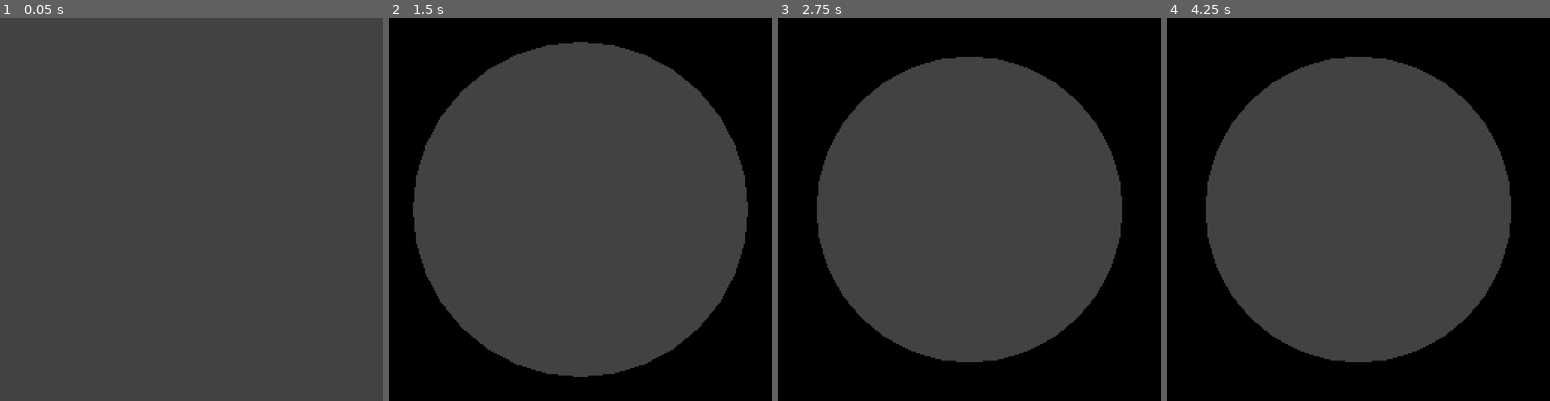
Above: before the commit, frames 1-4 (left to right).
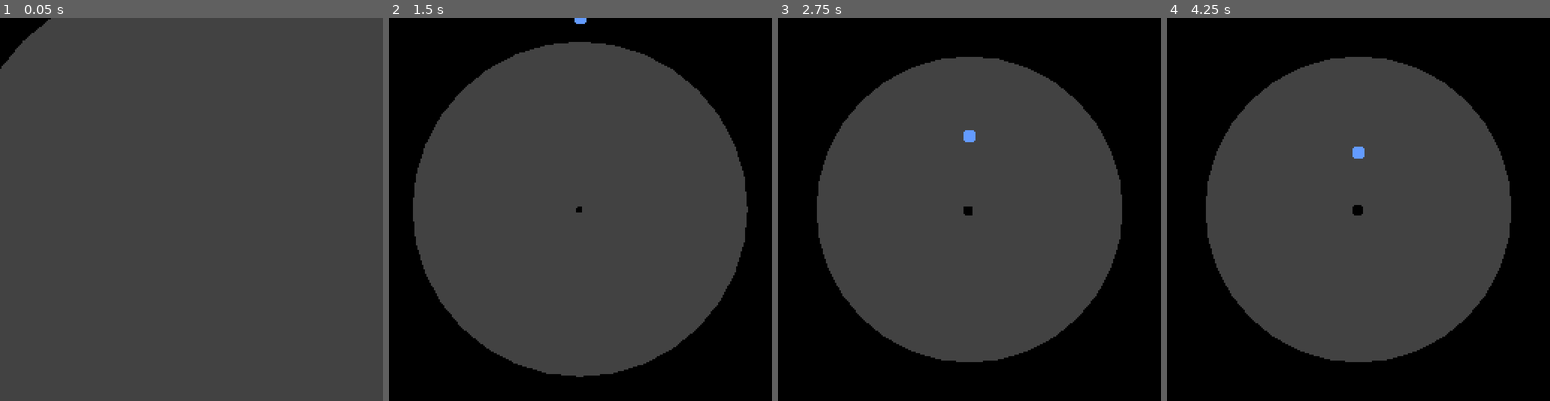
Above: after the commit, the same moments.

Repository: Ayabee527/silly-bullet-jump
Game: Godot game, scene res://main/main.tscn
Two runs of this game, one before a commit and one after it. Both use one fixed random seed, a clock stepped at 60 frames per second and the inputs below.
Inputs (mouse positions are in pixels of both pictures, inside the frame that each line leads up to):
- Up to frame 1 (0.05 s): no input
- Up to frame 2 (1.5 s): tap Enter at 0.5 s; move the mouse to (664, 190) at 0.52 s; hold D 0.53-1.25 s; tap Backspace at 0.6 s; click (664, 190) at 0.67 s; drag from (503, 228) to (580, 209) at 1.27 s
- Up to frame 3 (2.75 s): move the mouse to (1007, 125) at 2.02 s; hold D from 2.03 s (still down); tap F at 2.1 s; click (1007, 125) at 2.17 s
- Up to frame 4 (4.25 s): release D at 2.75 s; drag from (1339, 286) to (1243, 152) at 2.77 s; move the mouse to (1473, 266) at 3.52 s; hold A from 3.53 s (still down); tap Z at 3.6 s; click (1473, 266) at 3.67 s

The runs differ from the first frame. In frame 1, 0.8% of the frame differs, in the area x 0-14%, y 0-14%; in frame 2, 0.3%; in frame 3, 0.2%; in frame 4, 0.2%.

Commit message:
height sprite done

Diff:
--- /dev/null
+++ b/game/autoloads/MainCam.gd
@@ -0,0 +1,56 @@
+extends Camera2D
+
+@export var default_shake_speed: float = 15.0
+@export var default_shake_strength: float = 4.0
+@export var default_decay_rate: float = 5.0
+
+var noise_i: float = 0.0
+var shake_strength: float = 0.0
+var shake_speed: float
+var shake_decay_rate: float
+
+var target: Node2D
+
+@onready var rng = RandomNumberGenerator.new()
+@onready var noise = FastNoiseLite.new()
+
+func _ready() -> void:
+	rng.randomize()
+	noise.seed = rng.randi()
+	noise.frequency = 2.0
+
+func _process(delta: float) -> void:
+	if is_instance_valid(target):
+		global_position = target.global_position
+
+	shake_strength = lerp(shake_strength, 0.0, shake_decay_rate * delta)
+	offset = get_noise_offset(delta)
+
+func shake(strength: float = 0.0, speed: float = 0.0, decay: float = 0.0) -> void:
+	if strength != 0.0:
+		shake_strength = strength
+	else:
+		shake_strength = default_shake_strength
+
+	if speed != 0.0:
+		shake_speed = speed
+	else:
+		shake_speed = default_shake_speed
+
+	if decay != 0.0:
+		shake_decay_rate = decay
+	else:
+		shake_decay_rate = default_decay_rate
+
+func get_noise_offset(delta: float) -> Vector2:
+	noise_i += delta * shake_speed
+
+	return Vector2(
+		noise.get_noise_2d(1, noise_i) * shake_strength,
+		noise.get_noise_2d(100, noise_i) * shake_strength,
+	)
+
+func hitstop(time_scale: float, duration : float) -> void:
+	Engine.time_scale = time_scale
+	await get_tree().create_timer(duration * time_scale, false).timeout
+	Engine.time_scale = 1
--- /dev/null
+++ b/game/autoloads/MainCam.tscn
@@ -0,0 +1,15 @@
+[gd_scene load_steps=2 format=3 uid="uid://dexrb350iq87p"]
+
+[ext_resource type="Script" path="res://autoloads/MainCam.gd" id="1_ubem2"]
+
+[node name="MainCam" type="Camera2D"]
+ignore_rotation = false
+limit_left = 0
+limit_top = 0
+limit_right = 256
+limit_bottom = 256
+limit_smoothed = true
+position_smoothing_enabled = true
+position_smoothing_speed = 10.0
+rotation_smoothing_enabled = true
+script = ExtResource("1_ubem2")
--- /dev/null
+++ b/game/autoloads/SceneSwitcher.gd
@@ -0,0 +1,31 @@
+extends CanvasLayer
+
+@export var color_rect: ColorRect
+@export var animation_player: AnimationPlayer
+
+var scene_path: String
+
+func switch_to(path: String):
+	scene_path = path
+	switch_out()
+
+func load_scene() -> void:
+	get_tree().change_scene_to_file(scene_path)
+
+func switch_out() -> void:
+	color_rect.mouse_filter = Control.MOUSE_FILTER_STOP
+	color_rect.rotation = 0
+	animation_player.play("switch_out")
+
+func switch_in() -> void:
+	color_rect.rotation = PI
+	animation_player.play("switch_in")
+
+
+func _on_animation_player_animation_finished(anim_name: StringName) -> void:
+	match anim_name:
+		"switch_out":
+			load_scene()
+			switch_in()
+		"switch_in":
+			color_rect.mouse_filter = Control.MOUSE_FILTER_IGNORE
--- /dev/null
+++ b/game/autoloads/SceneSwitcher.tscn
@@ -0,0 +1,85 @@
+[gd_scene load_steps=8 format=3 uid="uid://nlf4lohsjgld"]
+
+[ext_resource type="Shader" path="res://autoloads/scene_switch.gdshader" id="1_la747"]
+[ext_resource type="Script" path="res://autoloads/SceneSwitcher.gd" id="2_sejnh"]
+
+[sub_resource type="ShaderMaterial" id="ShaderMaterial_hlaq1"]
+shader = ExtResource("1_la747")
+shader_parameter/progress = 0.0
+shader_parameter/diamondPixelSize = 16.0
+
+[sub_resource type="Animation" id="Animation_51sd7"]
+length = 0.001
+tracks/0/type = "value"
+tracks/0/imported = false
+tracks/0/enabled = true
+tracks/0/path = NodePath("ColorRect:material:shader_parameter/progress")
+tracks/0/interp = 1
+tracks/0/loop_wrap = true
+tracks/0/keys = {
+"times": PackedFloat32Array(0),
+"transitions": PackedFloat32Array(1),
+"update": 0,
+"values": [0.0]
+}
+
+[sub_resource type="Animation" id="Animation_5c8b6"]
+resource_name = "switch_in"
+step = 0.05
+tracks/0/type = "value"
+tracks/0/imported = false
+tracks/0/enabled = true
+tracks/0/path = NodePath("ColorRect:material:shader_parameter/progress")
+tracks/0/interp = 1
+tracks/0/loop_wrap = true
+tracks/0/keys = {
+"times": PackedFloat32Array(0, 1),
+"transitions": PackedFloat32Array(1, 1),
+"update": 0,
+"values": [1.0, 0.0]
+}
+
+[sub_resource type="Animation" id="Animation_dsoq5"]
+resource_name = "switch_out"
+step = 0.05
+tracks/0/type = "value"
+tracks/0/imported = false
+tracks/0/enabled = true
+tracks/0/path = NodePath("ColorRect:material:shader_parameter/progress")
+tracks/0/interp = 1
+tracks/0/loop_wrap = true
+tracks/0/keys = {
+"times": PackedFloat32Array(0, 1),
+"transitions": PackedFloat32Array(1, 1),
+"update": 0,
+"values": [0.0, 1.0]
+}
+
+[sub_resource type="AnimationLibrary" id="AnimationLibrary_48hl2"]
+_data = {
+"RESET": SubResource("Animation_51sd7"),
+"switch_in": SubResource("Animation_5c8b6"),
+"switch_out": SubResource("Animation_dsoq5")
+}
+
+[node name="SceneSwitcher" type="CanvasLayer" node_paths=PackedStringArray("color_rect", "animation_player")]
+layer = 100
+script = ExtResource("2_sejnh")
+color_rect = NodePath("ColorRect")
+animation_player = NodePath("AnimationPlayer")
+
+[node name="ColorRect" type="ColorRect" parent="."]
+material = SubResource("ShaderMaterial_hlaq1")
+custom_minimum_size = Vector2(256, 256)
+offset_right = 40.0
+offset_bottom = 40.0
+pivot_offset = Vector2(128, 128)
+mouse_filter = 2
+color = Color(0, 0, 0, 1)
+
+[node name="AnimationPlayer" type="AnimationPlayer" parent="."]
+libraries = {
+"": SubResource("AnimationLibrary_48hl2")
+}
+
+[connection signal="animation_finished" from="AnimationPlayer" to="." method="_on_animation_player_animation_finished"]
--- /dev/null
+++ b/game/autoloads/scene_switch.gdshader
@@ -0,0 +1,18 @@
+shader_type canvas_item;
+
+// Ranges from 0 to 1 over the course of the transition.
+// We use this to actually animate the shader.
+uniform float progress : hint_range(0, 1);
+
+// Size of each diamond, in pixels.
+uniform float diamondPixelSize = 10.0;
+
+void fragment() {
+	float xFraction = fract(FRAGCOORD.x / diamondPixelSize);
+	float yFraction = fract(FRAGCOORD.y / diamondPixelSize);
+	float xDistance = abs(xFraction - 0.5);
+	float yDistance = abs(yFraction - 0.5);
+	if (xDistance + yDistance + UV.x + UV.y > progress * 4.0) {
+		discard;
+	}
+}
--- /dev/null
+++ b/game/components/health/health.gd
@@ -0,0 +1,50 @@
+class_name Health
+extends Node
+
+signal health_changed(new_health: int)
+signal was_hurt(new_health: int, amount: int)
+signal was_healed(new_health: int, amount: int)
+signal has_died()
+
+@export var max_health: int = 5
+
+var dead: bool = false
+
+var health: int:
+	set = _change_health,
+	get = _get_health
+
+func _ready() -> void:
+	reset_health()
+
+func reset_health() -> void:
+	self.health = max_health
+
+func _change_health(new_health: int) -> void:
+	if not dead:
+		health = clampi(new_health, 0, max_health)
+		health_changed.emit(health)
+
+		if health <= 0:
+			has_died.emit()
+			dead = true
+
+func _get_health() -> int:
+	return health
+
+func get_health_percent() -> float:
+	return (float(health) / max_health) * 100.0
+
+func hurt(amount: int) -> void:
+	if dead:
+		return
+
+	self.health -= amount
+	was_hurt.emit(self.health, amount)
+
+func heal(amount: int) -> void:
+	if dead:
+		return
+
+	self.health += amount
+	was_healed.emit(self.health, amount)
--- /dev/null
+++ b/game/components/height_sprite/height_sprite.gd
@@ -0,0 +1,50 @@
+class_name HeightSprite
+extends Sprite2D
+
+@export var height: float = 0.0
+@export var bounce: float = 0.0
+
+var jump_velocity : float = 0.0
+var jump_gravity : float = 98
+var fall_gravity : float = 98
+
+var speed: float = 0.0
+
+func _process(delta: float) -> void:
+	height -= speed * delta
+	offset = Vector2(0, -height).rotated(-global_rotation)
+
+	if height < 1.0 and not is_zero_approx(speed):
+		speed *= -bounce
+		height = max(0.0, height)
+
+	if height > 0.0:
+		speed += get_gravity() * delta
+
+func get_gravity() -> float:
+	return jump_gravity if speed < 0.0 else fall_gravity
+
+func jump(jump_height: float, jump_time_to_peak: float, jump_time_to_fall: float) -> void:
+	jump_velocity = 0.0
+	jump_gravity = 98
+	fall_gravity = 98
+
+	if jump_time_to_peak == 0.0 and jump_time_to_fall == 0.0:
+		return
+
+	if jump_time_to_peak > 0.0:
+		jump_velocity = ((2.0 * jump_height) / jump_time_to_peak) * -1.0
+		jump_gravity = ((-2.0 * jump_height) / (jump_time_to_peak * jump_time_to_peak)) * -1.0
+		fall_gravity = jump_gravity
+	if jump_time_to_fall > 0.0:
+		fall_gravity = ((-2.0 * jump_height) / (jump_time_to_fall * jump_time_to_fall)) * -1.0
+		if jump_time_to_peak <= 0.0:
+			jump_gravity = fall_gravity
+
+	prints(jump_velocity, jump_gravity, fall_gravity)
+
+	if jump_velocity != 0.0:
+		speed = jump_velocity
+	else:
+		speed = 0.0
+		height = jump_height
--- /dev/null
+++ b/game/components/height_sprite/height_sprite.tscn
@@ -0,0 +1,6 @@
+[gd_scene load_steps=2 format=3 uid="uid://ck7giesvc1amw"]
+
+[ext_resource type="Script" path="res://components/height_sprite/height_sprite.gd" id="1_3i3px"]
+
+[node name="HeightSprite" type="Sprite2D"]
+script = ExtResource("1_3i3px")
--- /dev/null
+++ b/game/components/hitbox/hitbox.gd
@@ -0,0 +1,14 @@
+class_name Hitbox
+extends Area2D
+
+signal hit(hurtbox: Hurtbox)
+
+@export var damage: int = 1
+@export var invinc_time: float = 0.5
+@export var knockback_strength: float = 32.0
+
+
+func _on_area_entered(area: Area2D) -> void:
+	if area is Hurtbox:
+		area = area as Hurtbox
+		hit.emit(area)
--- /dev/null
+++ b/game/components/hitbox/hitbox.tscn
@@ -0,0 +1,10 @@
+[gd_scene load_steps=2 format=3 uid="uid://bd83v7x2q3o7f"]
+
+[ext_resource type="Script" path="res://components/hitbox/hitbox.gd" id="1_rasd1"]
+
+[node name="Hitbox" type="Area2D"]
+collision_layer = 32
+collision_mask = 4
+script = ExtResource("1_rasd1")
+
+[connection signal="area_entered" from="." to="." method="_on_area_entered"]
--- /dev/null
+++ b/game/components/hurtbox/hurtbox.gd
@@ -0,0 +1,39 @@
+class_name Hurtbox
+extends Area2D
+
+signal hurt(hitbox: Hitbox)
+signal knocked_back(knockback: Vector2)
+
+@export_group("Outer Dependencies")
+@export var health: Health
+
+@export_group("Inner Dependencies")
+@export var invinc_timer: Timer
+
+var active_hitboxes: Array[Hitbox] = []
+
+func _process(delta: float) -> void:
+	if active_hitboxes.size() > 0:
+		if invinc_timer.is_stopped():
+			take_damage()
+
+func take_damage() -> void:
+	var chosen_hitbox: Hitbox = active_hitboxes.back() as Hitbox
+
+	health.hurt(chosen_hitbox.damage)
+
+	var knockback_dir: Vector2 = chosen_hitbox.global_position.direction_to(global_position)
+	var knockback: Vector2 = knockback_dir * chosen_hitbox.knockback_strength
+	knocked_back.emit(knockback)
+
+	invinc_timer.start(chosen_hitbox.invinc_time)
+
+func _on_area_entered(area: Area2D) -> void:
+	if area is Hitbox and not active_hitboxes.has(area) and not area.owner == owner:
+		area = area as Hitbox
+		active_hitboxes.append(area)
+		hurt.emit(area)
+
+
+func _on_area_exited(area: Area2D) -> void:
+	active_hitboxes.erase(area)
--- /dev/null
+++ b/game/components/hurtbox/hurtbox.tscn
@@ -0,0 +1,15 @@
+[gd_scene load_steps=2 format=3 uid="uid://dvvktbgt1ayca"]
+
+[ext_resource type="Script" path="res://components/hurtbox/hurtbox.gd" id="1_fqwwk"]
+
+[node name="Hurtbox" type="Area2D" node_paths=PackedStringArray("invinc_timer")]
+collision_layer = 8
+collision_mask = 80
+script = ExtResource("1_fqwwk")
+invinc_timer = NodePath("InvincTimer")
+
+[node name="InvincTimer" type="Timer" parent="."]
+one_shot = true
+
+[connection signal="area_entered" from="." to="." method="_on_area_entered"]
+[connection signal="area_exited" from="." to="." method="_on_area_exited"]
--- /dev/null
+++ b/game/components/shadow/shadow.gd
@@ -0,0 +1,43 @@
+class_name Shadow
+extends Sprite2D
+
+@export var color: Color = Color.BLACK:
+	set = set_color
+@export var caster: HeightSprite:
+	set = set_caster
+@export var shadow_offset: Vector2 = Vector2.ZERO
+@export var shadow_scale: Vector2 = Vector2.ONE
+@export var max_height: float = 128.0
+
+var height_scale: float = 1.0
+
+var shadow_material: ShaderMaterial
+
+func _ready() -> void:
+	shadow_material = material
+
+func _process(delta: float) -> void:
+	offset = shadow_offset.rotated(-global_rotation)
+
+	if is_instance_valid(caster):
+		height_scale = max(
+			0, (1 - (caster.height / max_height))
+		)
+
+	scale = shadow_scale * height_scale
+
+func set_color(new_color: Color) -> void:
+	color = new_color
+	shadow_material.set_shader_parameter("color", color)
+
+func set_caster(new_caster: HeightSprite) -> void:
+	caster = new_caster
+	texture = caster.texture
+	caster.frame_changed.connect(update_frame)
+	caster.texture_changed.connect(update_texture)
+
+func update_frame() -> void:
+	frame = caster.frame
+
+func update_texture() -> void:
+	texture = caster.texture
--- /dev/null
+++ b/game/components/shadow/shadow.gdshader
@@ -0,0 +1,10 @@
+shader_type canvas_item;
+
+uniform vec4 color: source_color = vec4(0, 0, 0, 1);
+
+void fragment() {
+	vec4 col = color;
+	col.a = texture(TEXTURE, UV).a * color.a;
+	//col.a = color.a;
+	COLOR = col;
+}
--- /dev/null
+++ b/game/components/shadow/shadow.tscn
@@ -0,0 +1,12 @@
+[gd_scene load_steps=4 format=3 uid="uid://b0h3spmyp72xm"]
+
+[ext_resource type="Shader" path="res://components/shadow/shadow.gdshader" id="1_m1d72"]
+[ext_resource type="Script" path="res://components/shadow/shadow.gd" id="2_gr2cp"]
+
+[sub_resource type="ShaderMaterial" id="ShaderMaterial_fgq88"]
+shader = ExtResource("1_m1d72")
+shader_parameter/color = Color(0, 0, 0, 1)
+
+[node name="Shadow" type="Sprite2D"]
+material = SubResource("ShaderMaterial_fgq88")
+script = ExtResource("2_gr2cp")
--- /dev/null
+++ b/game/components/states/state.gd
@@ -0,0 +1,21 @@
+class_name State
+extends Node
+
+var state_machine: StateMachine = null
+
+var is_active: bool = false
+
+func handle_input(_event: InputEvent) -> void:
+	pass
+
+func enter(_msg := {}) -> void:
+	pass
+
+func update(_delta: float) -> void:
+	pass
+
+func physics_update(_delta: float) -> void:
+	pass
+
+func exit() -> void:
+	pass
--- /dev/null
+++ b/game/components/states/state_machine.gd
@@ -0,0 +1,36 @@
+class_name StateMachine
+extends Node
+
+signal transitioned(state_name: String)
+
+@export var initial_state: State
+
+@onready var state: State = initial_state
+
+func _ready() -> void:
+	await owner.ready
+
+	for child in get_children():
+		child.state_machine = self
+	state.enter()
+	state.is_active = true
+
+func _unhandled_input(event: InputEvent) -> void:
+	state.handle_input(event)
+
+func _process(delta: float) -> void:
+	state.update(delta)
+
+func _physics_process(delta: float) -> void:
+	state.physics_update(delta)
+
+func transition_to(target_state_name: String, msg: Dictionary = {}) -> void:
+	if not has_node(target_state_name):
+		return
+
+	state.exit()
+	state.is_active = false
+	state = get_node(target_state_name)
+	state.enter(msg)
+	state.is_active = true
+	emit_signal("transitioned", state.name)
--- /dev/null
+++ b/game/components/trail/trail.gd
@@ -0,0 +1,22 @@
+class_name Trail
+extends Line2D
+
+@export var length: int = 16
+
+var default_width: float = 4.0
+
+func _ready() -> void:
+	default_width = width
+
+func _process(delta: float) -> void:
+	global_position = Vector2.ZERO
+	global_rotation = 0
+	global_scale = Vector2.ONE
+
+	add_point( get_parent().global_position )
+
+	while get_point_count() > length:
+		remove_point(0)
+
+func destroy() -> void:
+	clear_points()
--- /dev/null
+++ b/game/components/trail/trail.tscn
@@ -0,0 +1,15 @@
+[gd_scene load_steps=3 format=3 uid="uid://bw8338ilrtcwc"]
+
+[ext_resource type="Script" path="res://components/trail/trail.gd" id="1_1dudj"]
+
+[sub_resource type="Curve" id="Curve_xthph"]
+_data = [Vector2(0, 0), 0.0, 0.0, 0, 0, Vector2(1, 1), 0.0, 0.0, 0, 0]
+point_count = 2
+
+[node name="Trail" type="Line2D"]
+width = 2.0
+width_curve = SubResource("Curve_xthph")
+joint_mode = 2
+begin_cap_mode = 2
+end_cap_mode = 2
+script = ExtResource("1_1dudj")
--- /dev/null
+++ b/game/flash.gdshader
@@ -0,0 +1,15 @@
+shader_type canvas_item;
+
+uniform bool active = false;
+uniform vec4 tint : source_color = vec4(1., 1., 1., 1);
+
+void fragment() {
+	vec4 tint_copy = tint;
+	vec4 previous_color = texture(TEXTURE, UV);
+
+	if (active == true)
+	{
+		tint_copy.a = previous_color.a;
+		COLOR = tint_copy;
+	}
+}
--- a/game/main/arena/arena.gd
+++ b/game/main/arena/arena.gd
@@ -44,3 +44,5 @@
 	var shape = CircleShape2D.new()
 	shape.radius = new_radius
 	collision.shape = shape
+
+	MainCam.shake(1, 15, 15)
--- a/game/main/main.gd
+++ b/game/main/main.gd
@@ -4,3 +4,7 @@
 
 func _ready() -> void:
 	arena.radius = 102.4
+
+func _process(delta: float) -> void:
+	if Input.is_action_just_pressed("restart") and OS.is_debug_build():
+		get_tree().reload_current_scene()
--- a/game/main/main.tscn
+++ b/game/main/main.tscn
@@ -1,17 +1,23 @@
-[gd_scene load_steps=3 format=3 uid="uid://djtrw3ywrcfyr"]
+[gd_scene load_steps=4 format=3 uid="uid://djtrw3ywrcfyr"]
 
 [ext_resource type="PackedScene" uid="uid://qt1goniw06x" path="res://main/arena/arena.tscn" id="1_n3q3j"]
 [ext_resource type="Script" path="res://main/main.gd" id="1_qmsla"]
+[ext_resource type="PackedScene" uid="uid://r8gin7txfwsn" path="res://player/player.tscn" id="3_vajbg"]
 
 [node name="Main" type="Node2D" node_paths=PackedStringArray("arena")]
 script = ExtResource("1_qmsla")
 arena = NodePath("Arena")
 
 [node name="ColorRect" type="ColorRect" parent="."]
-custom_minimum_size = Vector2(256, 256)
-offset_right = 40.0
-offset_bottom = 40.0
+custom_minimum_size = Vector2(512, 512)
+offset_left = -128.0
+offset_top = -128.0
+offset_right = 384.0
+offset_bottom = 384.0
 color = Color(0, 0, 0, 1)
 
 [node name="Arena" parent="." instance=ExtResource("1_n3q3j")]
 position = Vector2(128, 128)
+
+[node name="Player" parent="." instance=ExtResource("3_vajbg")]
+position = Vector2(128, 128)
--- /dev/null
+++ b/game/player/player.gd
@@ -0,0 +1,10 @@
+class_name Player
+extends CharacterBody2D
+
+@export_group("Inner Dependencies")
+@export var sprite: HeightSprite
+@export var shadow: Shadow
+
+func _ready() -> void:
+	#await get_tree().create_timer(1.0).timeout
+	sprite.jump(256.0, 0.0, 1.0)
--- /dev/null
+++ b/game/player/player.tscn
@@ -0,0 +1,24 @@
+[gd_scene load_steps=5 format=3 uid="uid://r8gin7txfwsn"]
+
+[ext_resource type="Script" path="res://player/player.gd" id="1_7agls"]
+[ext_resource type="PackedScene" uid="uid://b0h3spmyp72xm" path="res://components/shadow/shadow.tscn" id="1_grdmo"]
+[ext_resource type="PackedScene" uid="uid://ck7giesvc1amw" path="res://components/height_sprite/height_sprite.tscn" id="2_f80gu"]
+[ext_resource type="Texture2D" uid="uid://dbbp338ckjwna" path="res://assets/textures/player.png" id="2_uwysf"]
+
+[node name="Player" type="CharacterBody2D" node_paths=PackedStringArray("sprite", "shadow")]
+script = ExtResource("1_7agls")
+sprite = NodePath("HeightSprite")
+shadow = NodePath("Shadow")
+
+[node name="CollisionShape2D" type="CollisionShape2D" parent="."]
+
+[node name="Shadow" parent="." node_paths=PackedStringArray("caster") instance=ExtResource("1_grdmo")]
+texture = ExtResource("2_uwysf")
+offset = Vector2(-1, 1)
+caster = NodePath("../HeightSprite")
+shadow_offset = Vector2(-1, 1)
+max_height = 256.0
+
+[node name="HeightSprite" parent="." instance=ExtResource("2_f80gu")]
+texture = ExtResource("2_uwysf")
+bounce = 0.75
--- a/game/project.godot
+++ b/game/project.godot
@@ -15,6 +15,11 @@
 config/features=PackedStringArray("4.3", "GL Compatibility")
 config/icon="res://icon.svg"
 
+[autoload]
+
+MainCam="*res://autoloads/MainCam.tscn"
+SceneSwitcher="*res://autoloads/SceneSwitcher.tscn"
+
 [display]
 
 window/size/viewport_width=256
@@ -30,7 +35,11 @@
 [file_customization]
 
 folder_colors={
-"res://addons/": "gray"
+"res://addons/": "gray",
+"res://assets/": "purple",
+"res://autoloads/": "yellow",
+"res://components/": "yellow",
+"res://player/": "teal"
 }
 
 [input]
@@ -55,6 +64,11 @@
 "events": [Object(InputEventKey,"resource_local_to_scene":false,"resource_name":"","device":-1,"window_id":0,"alt_press …(192 unchanged characters)…
 ]
 }
+restart={
+"deadzone": 0.5,
+"events": [Object(InputEventKey,"resource_local_to_scene":false,"resource_name":"","device":-1,"window_id":0,"alt_pressed":false,"shift_pressed":true,"ctrl_pressed":false,"meta_pressed":false,"pressed":false,"keycode":0,"physical_keycode":4194305,"key_label":0,"unicode":0,"location":0,"echo":false,"script":null)
+]
+}
 
 [layer_names]
 
Binary file added: game/assets/textures/player.png
Not shown, added: game/assets/textures/player.png.import
Not shown, changed: game/kanban_tasks_data.kanban
